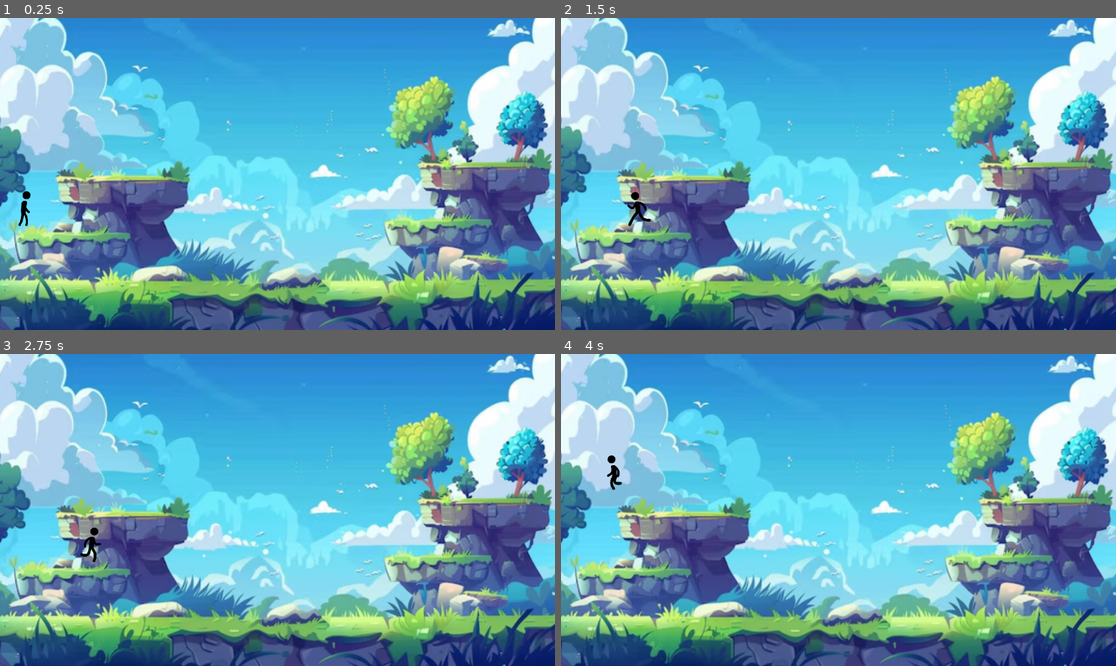
Above: before the commit, frames 1-4 (two rows, left to right).
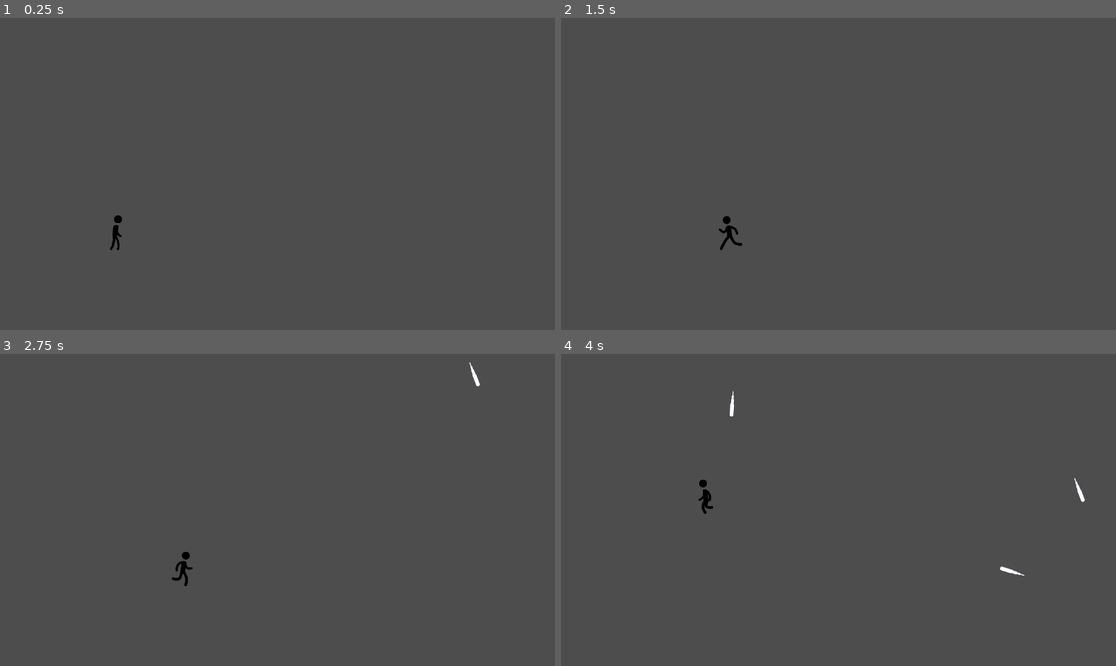
Above: after the commit, the same moments.

Repository: Maitland-101/Maitland-101.github.io
Game: Godot game, scene res://level.tscn
Same seed, same stepped clock (60 frames per second), same inputs: the game is played once before the commit and once after it.
Inputs:
- Up to frame 1 (0.25 s): no input
- Up to frame 2 (1.5 s): tap Enter at 0.5 s; hold Right (right) 0.53-1.28 s; hold Left (left) from 1.28 s (still down)
- Up to frame 3 (2.75 s): release Left (left) at 2.03 s; hold Right (right) from 2.03 s (still down)
- Up to frame 4 (4 s): release Right (right) at 2.78 s; hold Up (up) 2.78-3.53 s; hold Left (left) from 3.53 s (still down)

The runs differ from the first frame. In frame 1, 100% of the frame differs, in the area x 0-100%, y 0-100%; in frame 2, 100%; in frame 3, 100%; in frame 4, 100%.

Commit message:
fixed projectile

Diff:
--- a/Stickman/Capstone Project/level.gd
+++ b/Stickman/Capstone Project/level.gd
@@ -20,7 +20,7 @@
 func new_game():
 	score = 0
 	$Player.start($StartPosition.position)
-	$ScoreTimer.start()
+	$StartTimer.start()
 
 func _on_projectile_timer_timeout():
 	# Create a new instance of the Mob scene.
@@ -43,7 +43,7 @@
 	# Choose the velocity for the mob.
 	var velocity = Vector2(randf_range(150.0, 250.0), 0.0)
 	mob.linear_velocity = velocity.rotated(direction)
-
+	print('1')
 	# Spawn the mob by adding it to the Main scene.
 	add_child(mob)
 
@@ -52,6 +52,6 @@
 	score += 1
 
 
-func _on_start_time_timeout():
+func _on_start_timer_timeout():
 	$ProjectileTimer.start()
 	$ScoreTimer.start()
--- a/Stickman/Capstone Project/level.tscn
+++ b/Stickman/Capstone Project/level.tscn
@@ -16,24 +16,26 @@
 mob_scene = ExtResource("2_toep5")
 
 [node name="Background" type="Sprite2D" parent="."]
+visible = false
 position = Vector2(600, 300)
 scale = Vector2(2, 2)
 texture = ExtResource("1_eawoi")
 
 [node name="Player" parent="." instance=ExtResource("2_x5v3p")]
 position = Vector2(41, 239)
+metadata/_edit_group_ = true
 
 [node name="ProjectileTimer" type="Timer" parent="."]
 wait_time = 0.5
 
 [node name="ScoreTimer" type="Timer" parent="."]
 
-[node name="StartTime" type="Timer" parent="."]
+[node name="StartTimer" type="Timer" parent="."]
 wait_time = 2.0
 one_shot = true
 
 [node name="StartPosition" type="Marker2D" parent="."]
-position = Vector2(50, 400)
+position = Vector2(240, 450)
 
 [node name="MobPath" type="Path2D" parent="."]
 curve = SubResource("Curve2D_bfwnh")
@@ -43,4 +45,4 @@
 [connection signal="hit" from="Player" to="." method="game_over"]
 [connection signal="timeout" from="ProjectileTimer" to="." method="_on_projectile_timer_timeout"]
 [connection signal="timeout" from="ScoreTimer" to="." method="_on_score_timer_timeout"]
-[connection signal="timeout" from="StartTime" to="." method="_on_start_time_timeout"]
+[connection signal="timeout" from="StartTimer" to="." method="_on_start_timer_timeout"]
--- a/Stickman/Capstone Project/projectile.gd
+++ b/Stickman/Capstone Project/projectile.gd
@@ -3,7 +3,8 @@
 
 # Called when the node enters the scene tree for the first time.
 func _ready():
-	$ProjectileSprite.animation = "Default"
+	var mob_types = Array($AnimatedSprite2D.sprite_frames.get_animation_names())
+	$AnimatedSprite2D.animation = mob_types.pick_random()
 
 
 # Called every frame. 'delta' is the elapsed time since the previous frame.
--- a/Stickman/Capstone Project/projectile.tscn
+++ b/Stickman/Capstone Project/projectile.tscn
@@ -11,31 +11,31 @@
 }],
 "loop": true,
 "name": &"Default",
-"speed": 5.0
+"speed": 0.0
 }]
 
 [sub_resource type="CapsuleShape2D" id="CapsuleShape2D_67lkj"]
-radius = 42.0
-height = 544.0
+radius = 4.0
+height = 54.0
 
 [node name="Projectile" type="RigidBody2D"]
 collision_mask = 0
 gravity_scale = 0.0
 script = ExtResource("1_00mlj")
+metadata/_edit_group_ = true
 
-[node name="ProjectileSprite" type="AnimatedSprite2D" parent="."]
-scale = Vector2(10, 10)
+[node name="AnimatedSprite2D" type="AnimatedSprite2D" parent="."]
+rotation = 3.14159
 sprite_frames = SubResource("SpriteFrames_aw6gn")
 animation = &"Default"
+frame_progress = 0.820615
 
 [node name="CollisionShape2D" type="CollisionShape2D" parent="."]
-position = Vector2(0, -5)
+position = Vector2(0, 0.5)
 rotation = 1.5708
 shape = SubResource("CapsuleShape2D_67lkj")
 
 [node name="VisibleOnScreenNotifier2D" type="VisibleOnScreenNotifier2D" parent="."]
-position = Vector2(4.5, -5.5)
-scale = Vector2(26.05, 4.25)
 
-[connection signal="visibility_changed" from="ProjectileSprite" to="." method="_on_projectile_sprite_visibility_changed"]
+[connection signal="visibility_changed" from="AnimatedSprite2D" to="." method="_on_projectile_sprite_visibility_changed"]
 [connection signal="screen_exited" from="VisibleOnScreenNotifier2D" to="." method="_on_visible_on_screen_notifier_2d_screen_exited"]
